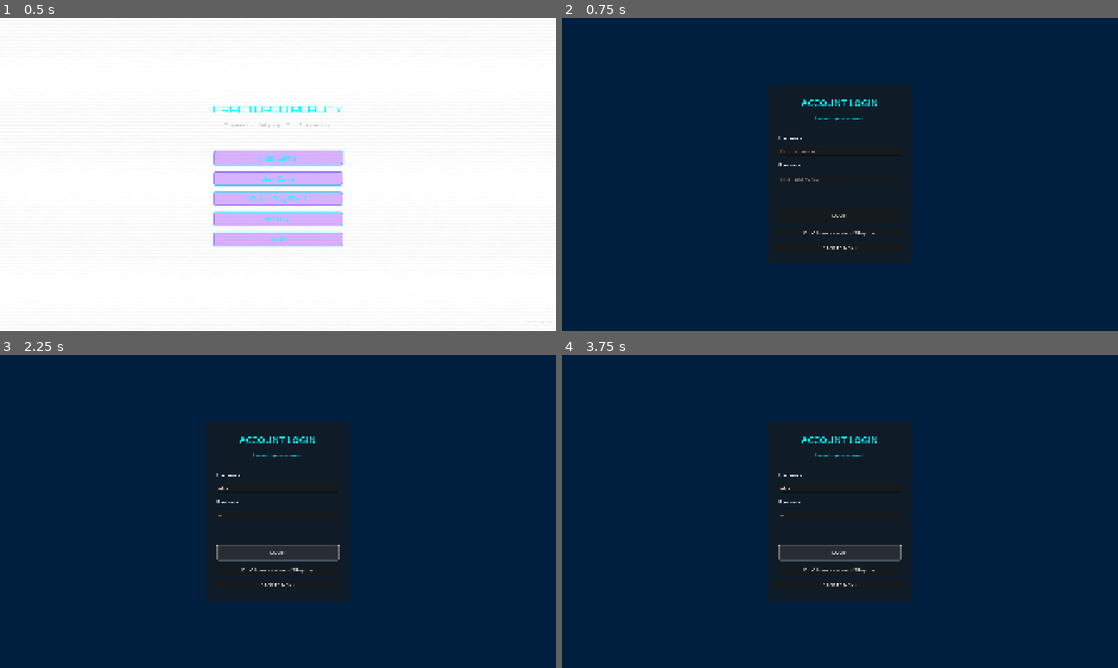
Above: before the commit, frames 1-4 (two rows, left to right).
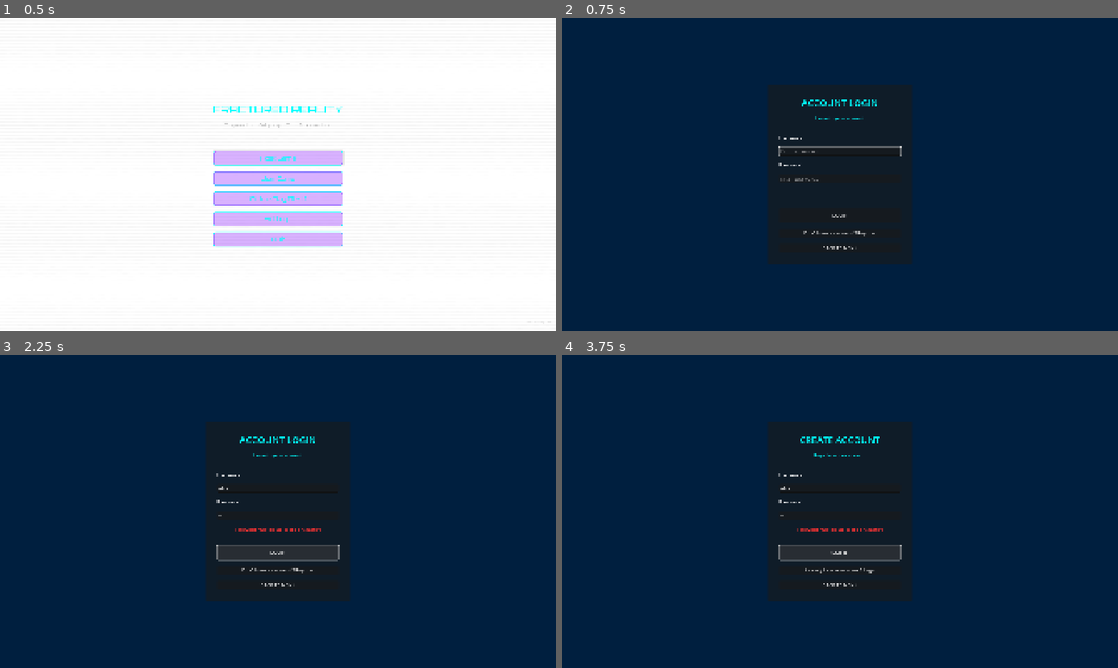
Above: after the commit, the same moments.

Repository: Fallrod2/Fractured-Reality
Game: Godot game, scene res://scenes/ui/main_menu.tscn
Same seed, same stepped clock (60 frames per second), same inputs: the game is played once before the commit and once after it.
Inputs (mouse positions are in pixels of both pictures, inside the frame that each line leads up to):
- Up to frame 1 (0.5 s): no input
- Up to frame 2 (0.75 s): click "Online Play (Test)" at 0.5 s
- Up to frame 3 (2.25 s): click (278, 489) at 1.27 s; type "Alex" at 1.35 s; click (278, 514) at 1.5 s; type "12" at 1.58 s; click "LOGIN" at 2 s
- Up to frame 4 (3.75 s): click "Don't have an account? Regist…" at 2.75 s; click "LOGIN" (after the commit: "REGISTER") at 3.5 s

Frame 1 is identical in both runs. In frame 2, 0.2% of the frame differs, in the area x 38-62%, y 40-45%; in frame 3, 0.1%; in frame 4, 0.5%, in the area x 42-58%, y 26-70%.
Error before the commit: Parse Error: Cannot infer the type of "username" variable because the value doesn't have a set type. (res://scripts/ui/account_login.gd:57)

Commit message:
[Fix] Add explicit type hints for GDScript type inference
Fixed parse errors in account_login.gd and online_lobby.gd:
- Changed := to explicit String type hints
- Fixed .length to .length() method call

🤖 Generated with [Claude Code](https://claude.com/claude-code)

Co-Authored-By: Claude <noreply@anthropic.com>

Diff:
--- a/scripts/ui/account_login.gd
+++ b/scripts/ui/account_login.gd
@@ -54,19 +54,19 @@
 
 
 func _on_action_pressed() -> void:
-	var username := username_input.text.strip_edges()
-	var password := password_input.text
+	var username: String = username_input.text.strip_edges()
+	var password: String = password_input.text
 
 	# Validation
 	if username.is_empty() or password.is_empty():
 		error_label.text = "Username and password required"
 		return
 
-	if username.length < 3:
+	if username.length() < 3:
 		error_label.text = "Username must be at least 3 characters"
 		return
 
-	if password.length < 6:
+	if password.length() < 6:
 		error_label.text = "Password must be at least 6 characters"
 		return
 
--- a/scripts/ui/online_lobby.gd
+++ b/scripts/ui/online_lobby.gd
@@ -39,7 +39,7 @@
 
 
 func _on_add_friend_pressed() -> void:
-	var friend_username := add_friend_input.text.strip_edges()
+	var friend_username: String = add_friend_input.text.strip_edges()
 
 	if friend_username.is_empty():
 		status_label.text = "Enter a username to add"
